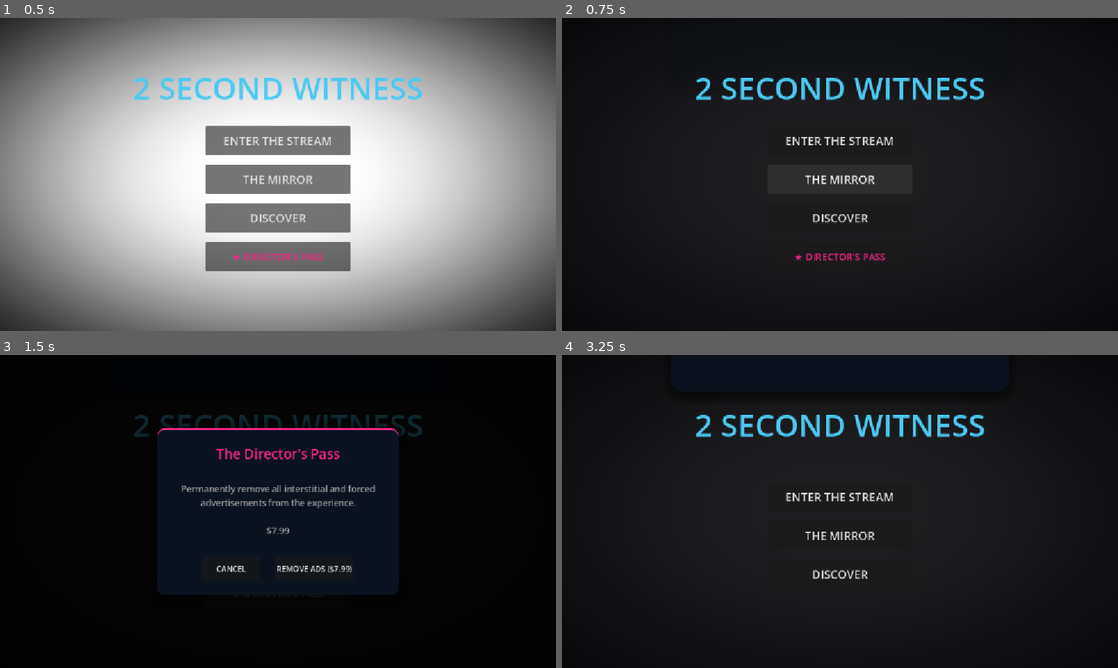
Above: before the commit, frames 1-4 (two rows, left to right).
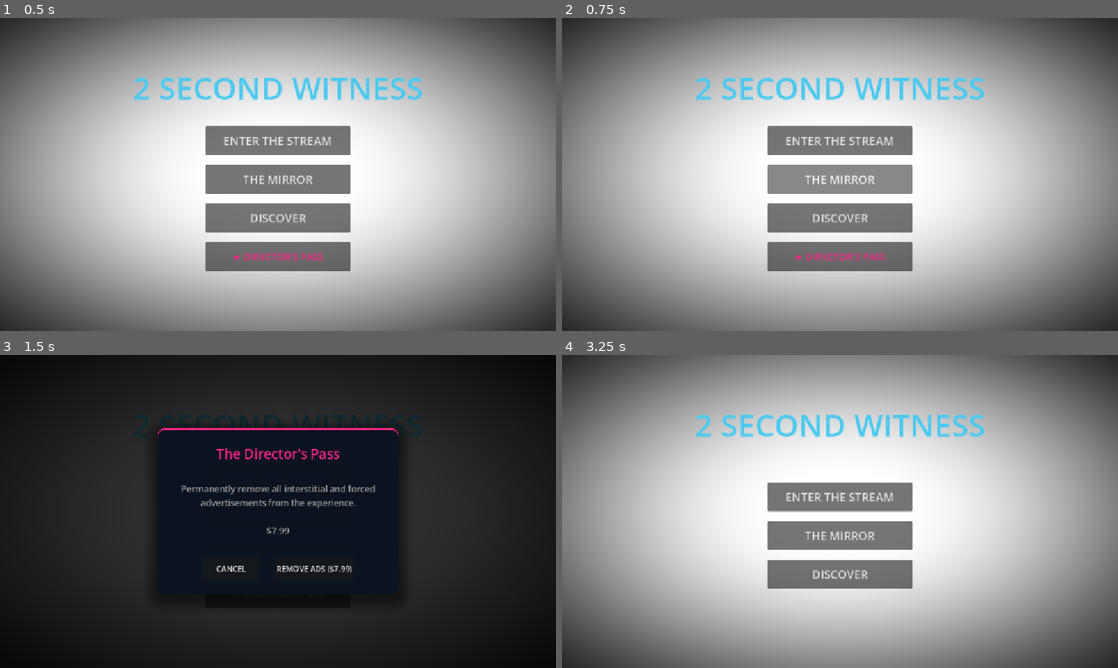
Above: after the commit, the same moments.

Repository: ITTYBITTYBITES/2-second-witness-mobile
Game: Godot game, scene res://MainShell.tscn
Same seed, same stepped clock (60 frames per second), same inputs: the game is played once before the commit and once after it.
Inputs:
- Up to frame 1 (0.5 s): no input
- Up to frame 2 (0.75 s): click "THE MIRROR" at 0.5 s
- Up to frame 3 (1.5 s): click "★ DIRECTOR'S PASS" at 1.25 s
- Up to frame 4 (3.25 s): click "REMOVE ADS ($7.99)" at 2 s; click "ENTER THE STREAM" at 2.75 s

Frame 1 is identical in both runs. In frame 2, 99% of the frame differs, in the area x 0-100%, y 0-100%; in frame 3, 45%; in frame 4, 99%.
Error after the commit: Invalid type in function 'toggle_utility' in base 'Node (ModalWindowManager.gd)'. Cannot convert argument 1 from String to int. (res://scripts/system/Interacti…

Commit message:
feat: transition from scene-centric to service-oriented UI architecture by establishing UtilityID descriptors in ModalWindowManager, enforcing strict modal stack focus invariants, and converting InteractionKernel into a pure UI-agnostic Intent Bus

Diff:
--- a/app/scripts/NavigationRouter.gd
+++ b/app/scripts/NavigationRouter.gd
@@ -99,8 +99,8 @@
 
 	btn_mirror.pressed.connect(func():
 		AudioManager.play_sfx("ui_click")
-		if InteractionKernel: InteractionKernel.commit_intent({"type": "toggle_utility", "utility_id": "mirror"})
-		elif ModalWindowManager: ModalWindowManager.toggle_utility("mirror")
+		if InteractionKernel: InteractionKernel.commit_intent({"type": "toggle_utility", "utility_id": ModalWindowManager.UtilityID.MIRROR})
+		elif ModalWindowManager: ModalWindowManager.toggle_utility(ModalWindowManager.UtilityID.MIRROR)
 	)
 
 	active_gameplay_hud.add_child(btn_leave)
@@ -133,7 +133,7 @@
 	if active_landing_screen:
 		active_landing_screen.hide_screen()
 	if ModalWindowManager: ModalWindowManager.pop_all_modals()
-	if ModalWindowManager: ModalWindowManager.toggle_utility("mirror")
+	if ModalWindowManager: ModalWindowManager.toggle_utility(ModalWindowManager.UtilityID.MIRROR)
 
 func _on_discover_requested():
 	print("[ROUTER] Discovery requested. Opening Weekly Featured Screen.")
--- a/app/scripts/system/InteractionKernel.gd
+++ b/app/scripts/system/InteractionKernel.gd
@@ -190,10 +190,9 @@
 			if target == "LandingScreen": NavigationRouter.show_landing_screen()
 			elif target == "WeeklyFeaturedScreen": NavigationRouter._on_discover_requested()
 		"toggle_utility":
-			if ModalWindowManager: ModalWindowManager.toggle_utility(command.get("utility_id", "mirror"))
+			if ModalWindowManager: ModalWindowManager.toggle_utility(command.get("utility_id", ModalWindowManager.UtilityID.MIRROR))
 		"enter_stream": NavigationRouter._on_play_requested()
 		"play_universe": NavigationRouter._on_play_universe_requested(command.get("universe_id", "science_lab"))
-		"toggle_mirror_modal": NavigationRouter.toggle_mirror_modal()
 		"ad_resolved": if AdManager: AdManager.ad_finished.emit()
 		"ad_rewarded": if AdManager: AdManager.reward_granted.emit()
 		"sync_completed": if GitHubSyncManager: GitHubSyncManager.sync_completed.emit(command.get("status", "success"))
--- a/app/scripts/ui/ModalWindowManager.gd
+++ b/app/scripts/ui/ModalWindowManager.gd
@@ -2,18 +2,21 @@
 
 # ---------------------------------------------------------
 # PRODUCT: 2 Second Witness
-# UNIFIED MODAL WINDOW MANAGER (UTILITY GRAPH CUSTODIAN)
+# UNIFIED MODAL WINDOW MANAGER (SERVICE-ORIENTED UTILITY CUSTODIAN)
 # ---------------------------------------------------------
+
+enum UtilityID { MIRROR, STORE, SETTINGS, INVENTORY, ACHIEVEMENTS }
 
 signal modal_stack_changed(active_modal: CanvasLayer)
 
 var _modal_stack: Array[CanvasLayer] = []
 var _instanced_modals: Dictionary = {}
+var _previous_focus_owners: Dictionary = {}
 var _input_blocker: Control
 
 func _ready():
 	BootTracer.log_init("ModalWindowManager")
-	print("[MODAL MANAGER] Online. Operating strictly as stack ownership graph. Input eligibility delegated to InteractionKernel.")
+	print("[MODAL MANAGER] Online. Operating as authoritative owner of modal state and focus invariants.")
 
 	_input_blocker = Control.new()
 	_input_blocker.name = "AuthoritativeInputBlocker"
@@ -28,7 +31,14 @@
 	if ui_layer:
 		ui_layer.add_child(_input_blocker)
 
-func toggle_utility(utility_id: String):
+func _unhandled_input(event):
+	if event is InputEventKey and event.pressed and (event.keycode == KEY_ESCAPE or event.keycode == KEY_BACK):
+		if not _modal_stack.is_empty():
+			get_viewport().set_input_as_handled()
+			print("[MODAL MANAGER] Escape/Back intercepted. Popping top modal.")
+			pop_modal()
+
+func toggle_utility(utility_id: int):
 	if _instanced_modals.has(utility_id) and is_instance_valid(_instanced_modals[utility_id]):
 		var screen = _instanced_modals[utility_id]
 		if _modal_stack.has(screen):
@@ -38,8 +48,10 @@
 		return
 
 	var scene_path = ""
-	if utility_id == "mirror": scene_path = "res://scenes/ui/screens/PlayerProfileScreen.tscn"
-	elif utility_id == "store": scene_path = "res://scenes/ui/screens/MonetizationGate.tscn"
+	match utility_id:
+		UtilityID.MIRROR: scene_path = "res://scenes/ui/screens/PlayerProfileScreen.tscn"
+		UtilityID.STORE: scene_path = "res://scenes/ui/screens/MonetizationGate.tscn"
+		UtilityID.SETTINGS: scene_path = "res://scenes/ui/screens/SettingsScreen.tscn"
 
 	if scene_path == "": return
 
@@ -60,6 +72,9 @@
 
 func push_modal(screen: CanvasLayer, is_modal: bool = true):
 	if _modal_stack.has(screen): return
+
+	var current_focus = get_viewport().gui_get_focus_owner()
+	if current_focus: _previous_focus_owners[screen] = current_focus
 
 	_modal_stack.append(screen)
 	print("[MODAL MANAGER] Pushed modal to stack: ", screen.name)
@@ -90,7 +105,12 @@
 			if not panel: panel = target.get_node_or_null("PanelContainer")
 			if panel: InteractionKernel.unregister_panel(panel)
 
-		# Do not free persistent HUDRoot utilities like Mirror; toggle visible instead
+		if _previous_focus_owners.has(target):
+			var prev_focus = _previous_focus_owners[target]
+			if is_instance_valid(prev_focus) and prev_focus.is_inside_tree():
+				prev_focus.grab_focus()
+			_previous_focus_owners.erase(target)
+
 		if _instanced_modals.values().has(target):
 			target.visible = false
 		elif is_instance_valid(target) and target.is_inside_tree():
